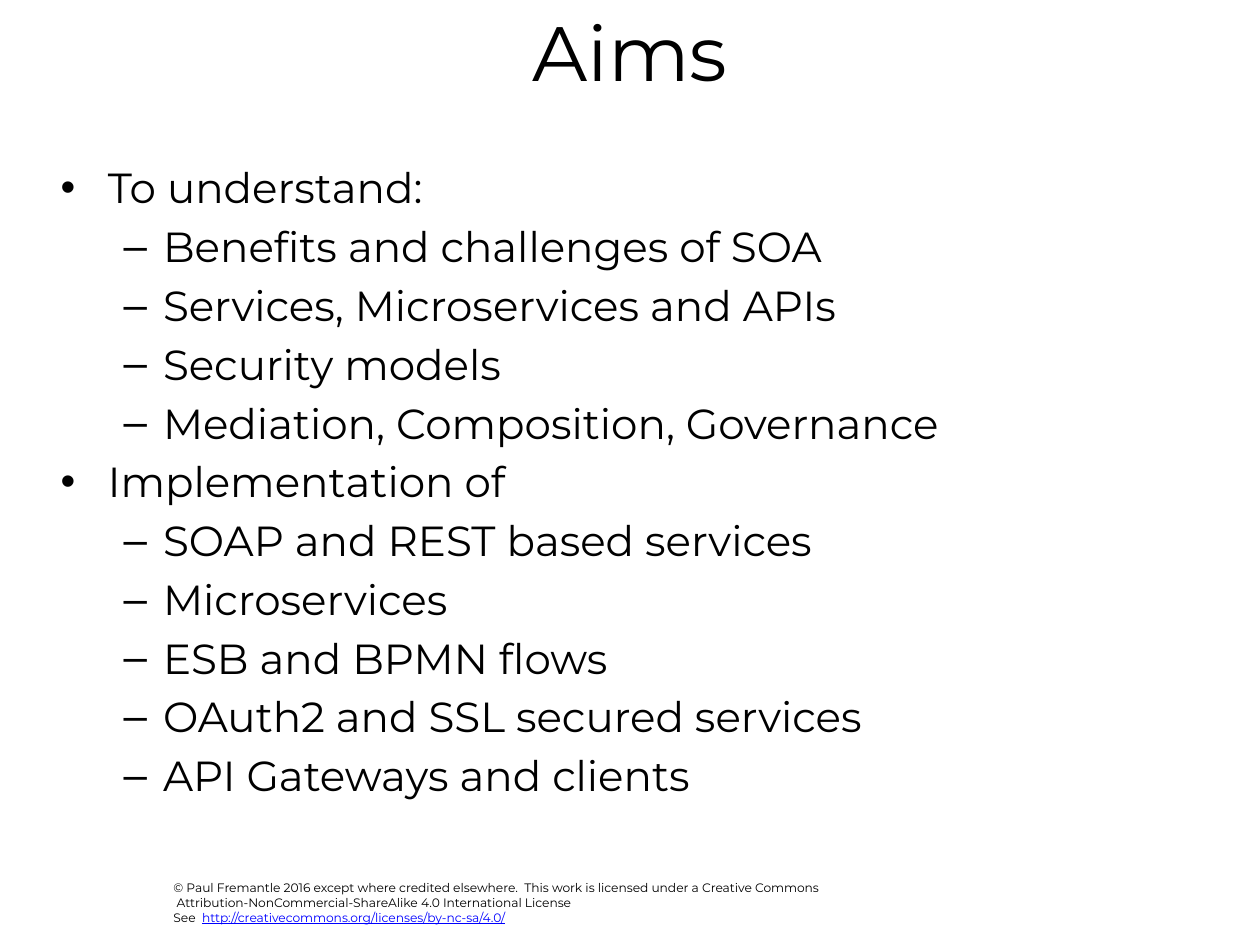
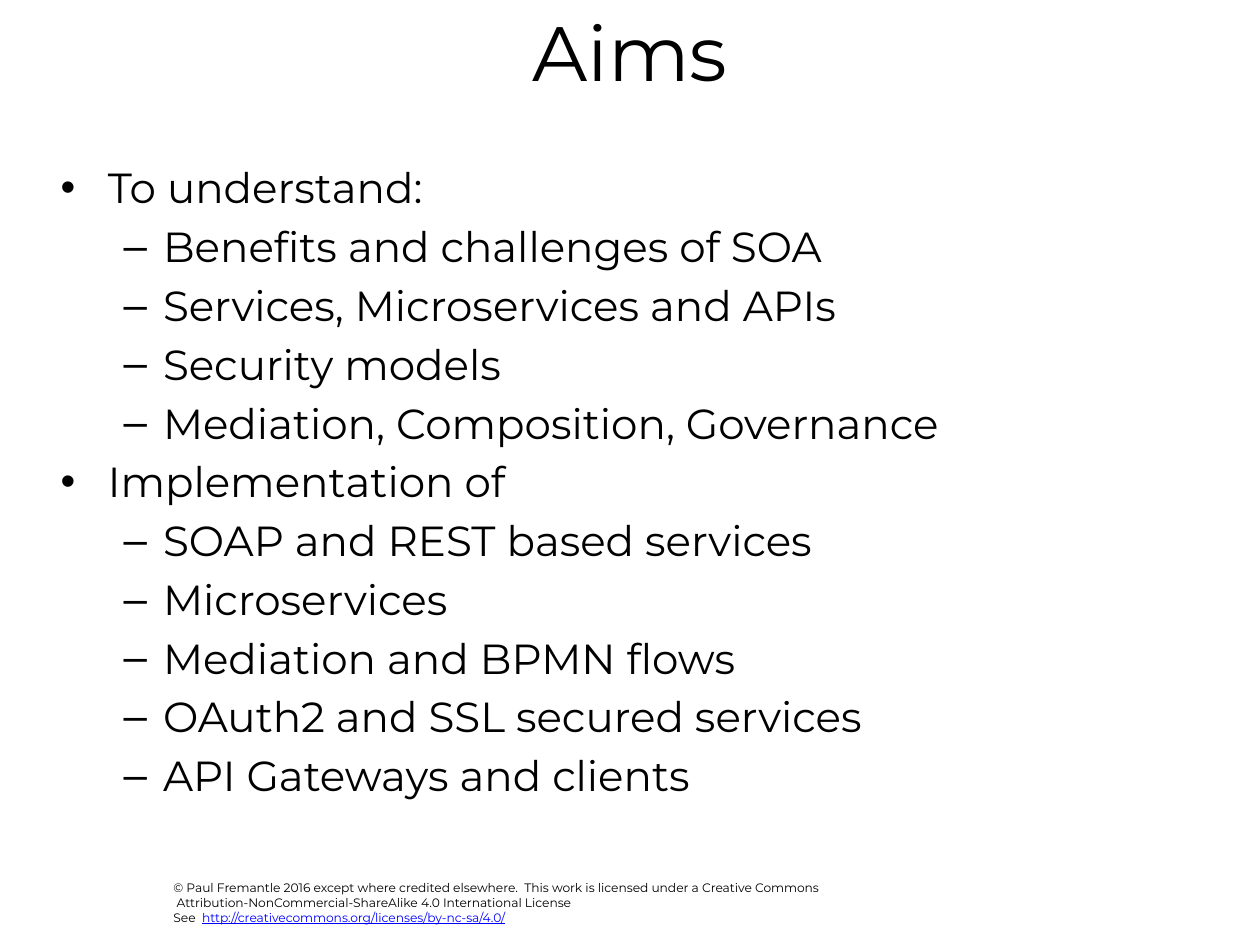
Before and after one commit to pzfreo/ox-soa, a slide deck: slide 5 of presentation-source/00-intro.pptx. Drawn at 1260x945 pixels with LibreOffice and Linux fonts; fonts in the diff are those of the drawing; background and template pictures are left out. Boxes give left, top, right and bottom in pixels: in the first picture for what was removed or moved away, otherwise in the second. Text is boxed around its words. In the diff, an @@ line names an element or a change of style, - is before the commit and + after.

```diff
--- a/presentation-source/00-intro.pptx
+++ b/presentation-source/00-intro.pptx
@@ text at (163,642,736,675): text changed @@
-  – ESB and BPMN flows
+  – Mediation and BPMN flows
```
Also in this commit, not shown: 5 other slides changed, 6 other files.
